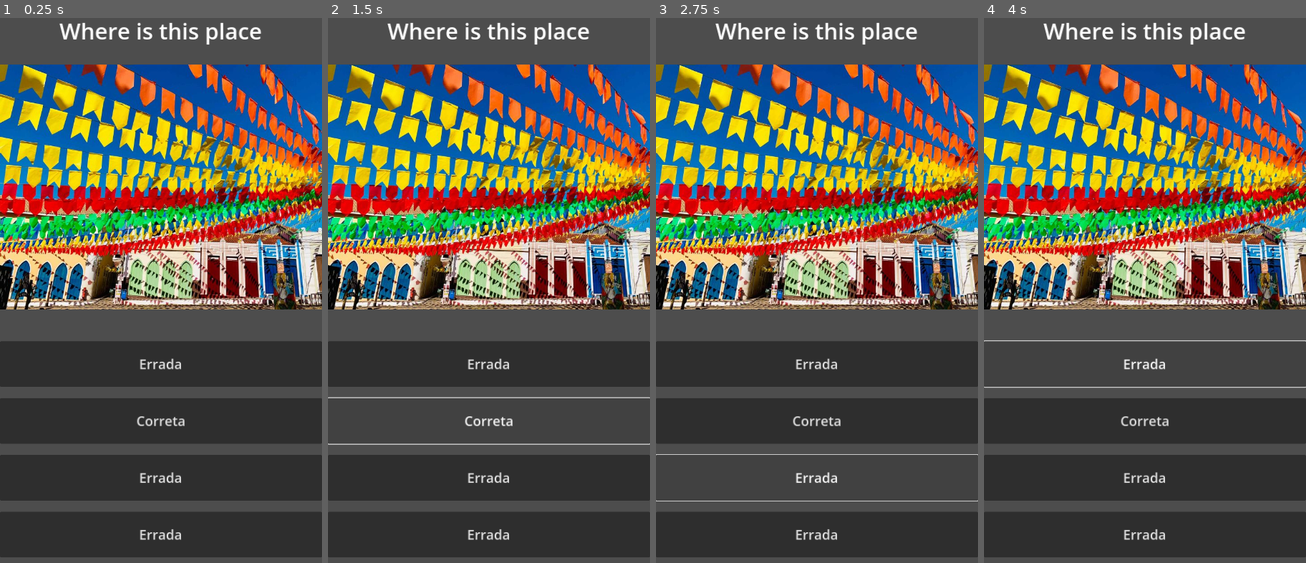
Above: before the commit, frames 1-4 (left to right).
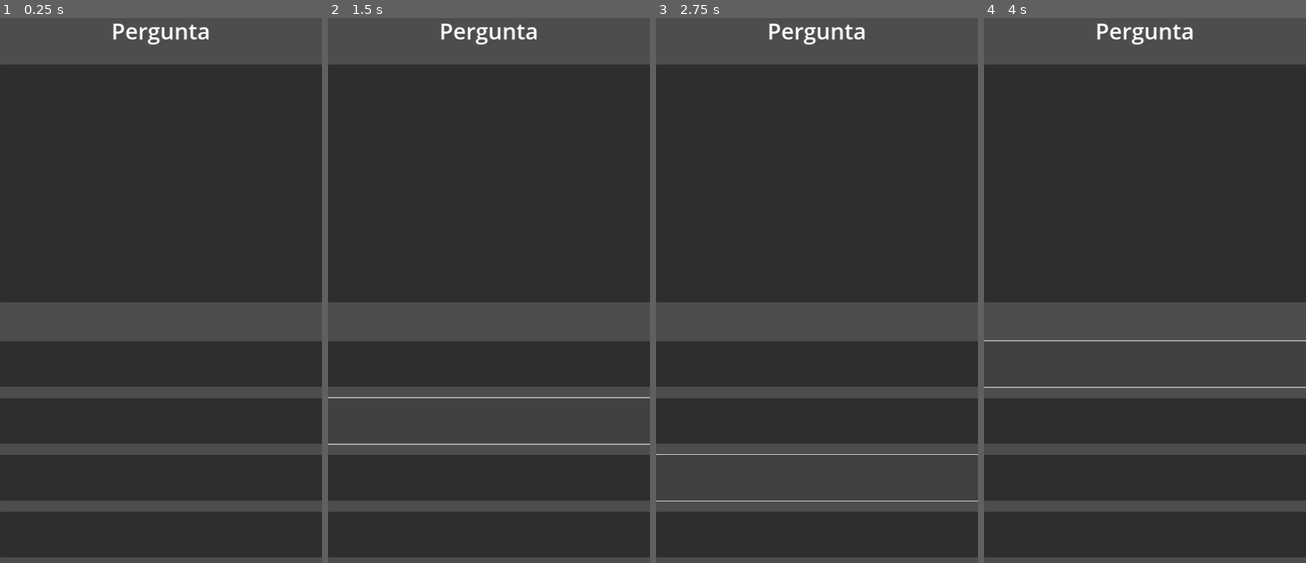
Above: after the commit, the same moments.

Repository: BrunoFernandesf/quiz-game
Game: Godot game, scene res://scenes/main.tscn
The game is run twice, just before and just after one commit, with the same random seed, the same clock (stepped at 60 frames per second) and the same inputs.
Inputs (mouse positions are in pixels of both pictures, inside the frame that each line leads up to):
- Up to frame 1 (0.25 s): no input
- Up to frame 2 (1.5 s): click (489, 366) at 0.5 s; click (489, 421) at 1.25 s
- Up to frame 3 (2.75 s): click (817, 475) at 2 s
- Up to frame 4 (4 s): click (1145, 535) at 2.75 s; click (1145, 366) at 3.5 s

The runs differ from the first frame. In frame 1, 46% of the frame differs, in the area x 0-100%, y 0-96%; in frame 2, 46%; in frame 3, 46%; in frame 4, 46%.
Error after the commit: Parse Error: Expected indented block after function declaration. (res://scripts/game_controller.gd:41)

Commit message:
validacao resposta correta

Diff:
--- a/scripts/game_controller.gd
+++ b/scripts/game_controller.gd
@@ -18,8 +18,27 @@
 	quiz_load()
 
 func quiz_load():
+	if(index >= quiz.theme.size()):
+		print("Acabaram as perguntas")
+		return
+
 	question_label.text = quiz.theme[index].question_info
 	question_image.texture = quiz.theme[index].question_image
 
 	for i in buttons.size():
 		buttons[i].text = quiz.theme[index].question_amount[i]
+		buttons[i].pressed.connect(question_validation.bind(buttons[i]))
+
+
+func question_validation(button):
+	if(button.text == quiz.theme[index].question_correct):
+		button.modulate = color_right
+	else:
+		button.modulate = color_wrong
+
+	next_button()
+
+func next_button():
+
+	#index += 1
+	#quiz_load()
